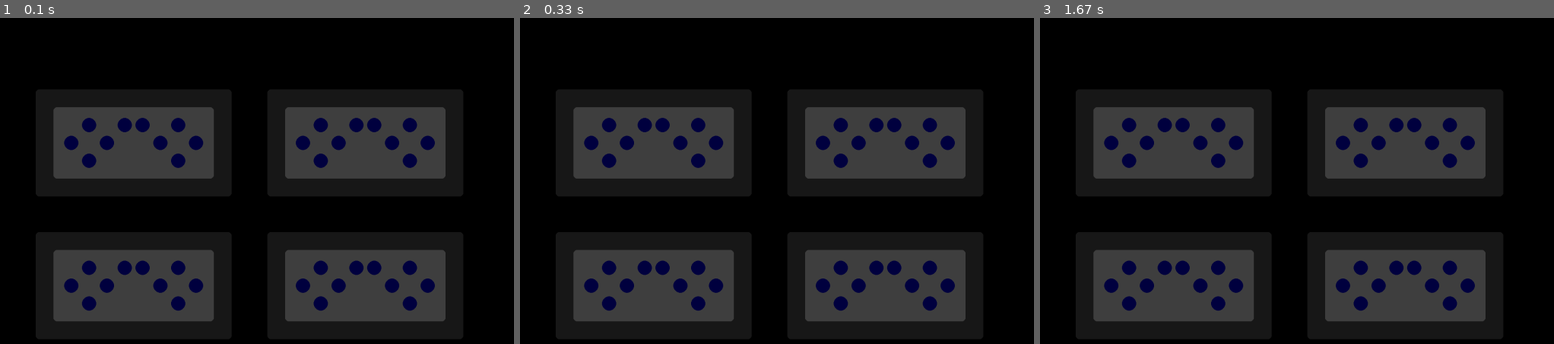
Above: before the commit, frames 1-3 (left to right).
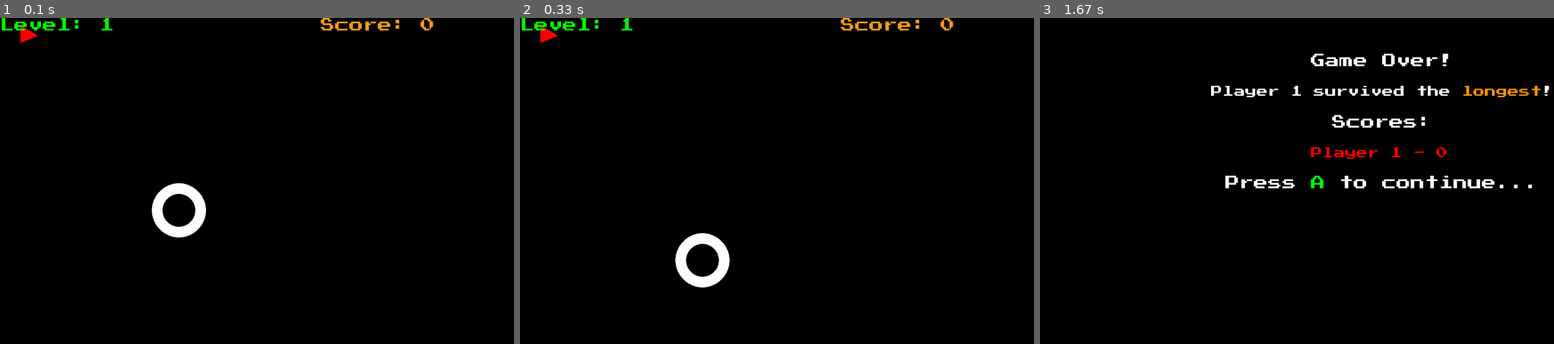
Above: after the commit, the same moments.

Repository: CaptainDeathead/Nebulous
Game: pygame game, started from Console/main.py
Same seed, same stepped clock (60 frames per second), same inputs: the game is played once before the commit and once after it.
Inputs:
- Up to frame 1 (0.1 s): no input
- Up to frame 2 (0.33 s): no input
- Up to frame 3 (1.67 s): tap Y at 0.33 s

The runs differ from the first frame. In frame 1, 29% of the frame differs, in the area x 0-87%, y 0-94%; in frame 2, 29%; in frame 3, 30%, in the area x 10-100%, y 10-94%.

Commit message:
Added seperating metoers

Diff:
--- a/Console/Controllers/controller.py
+++ b/Console/Controllers/controller.py
@@ -85,7 +85,8 @@
         self.right_channel = right_channel
 
         self.status_pin = status_pin
-        GPIO.setup(self.status_pin, GPIO.IN, pull_up_down=GPIO.PUD_DOWN)
+        if not testing:
+            GPIO.setup(self.status_pin, GPIO.IN, pull_up_down=GPIO.PUD_DOWN)
 
         self.last_plugged_in = False
         self.plugged_in = False
--- a/Console/cartridge_loader.py
+++ b/Console/cartridge_loader.py
@@ -176,7 +176,8 @@
             #from Games.Snither.consolemain import ConsoleEntry
             #from Games.Racer.consolemain import ConsoleEntry
             #from Games.ShapeRoyale.consolemain import ConsoleEntry
-            from Games.Caliby.consolemain import ConsoleEntry
+            from Games.Meteors.consolemain import ConsoleEntry
+            #from Games.Caliby.consolemain import ConsoleEntry
 
             self.on_title_launch(ConsoleEntry)
             return
--- a/Games/Meteors/main.py
+++ b/Games/Meteors/main.py
@@ -96,12 +96,12 @@
 
 
 class Rock:
-    def __init__(self, radius, x, y, speed, va:float):
+    def __init__(self, radius, x, y, speed, va:float, big=True):
         self.radius = radius
         self.x = x
         self.y = y
 
-        self.big = True
+        self.big = big
         self.speed = speed
         self.heading: float = va
 
@@ -386,7 +386,7 @@
             #spawn "meteors"
             if self.num_asteroids < self.difficulty:
                 self.num_asteroids += 1
-                self.asteroids.append(Rock(75, 500, 500, 10, randint(1, 358)))
+                self.asteroids.append(Rock(76, 500, 500, 10, randint(1, 358)))
 
             for event in pg.event.get():
                 if event.type == pg.QUIT:
@@ -416,11 +416,11 @@
                 for i2, bullet in enumerate(self.bullets):
                     if ((bullet.x > rock.x - rock.radius) and (bullet.x < rock.x + rock.radius)) and ((bullet.y > rock.y - rock.radius) and (bullet.y < rock.y + rock.radius)):
                         if rock.big == True:
-                            rock.big = False
-                            rock.radius = rock.radius // 2
+                            self.asteroids.append(Rock(38, rock.x, rock.y, rock.speed, rock.heading, False))
+                            self.asteroids.append(Rock(38, rock.x, rock.y, rock.speed, 360-rock.heading, False))
                         else:
-                            self.asteroids.pop(i)
-                        self.num_asteroids -= 0.5
+                            self.num_asteroids -= 1
+                        self.asteroids.pop(i)
                         self.bullets.pop(i2)
                         self.ships[0].score += 1
 
